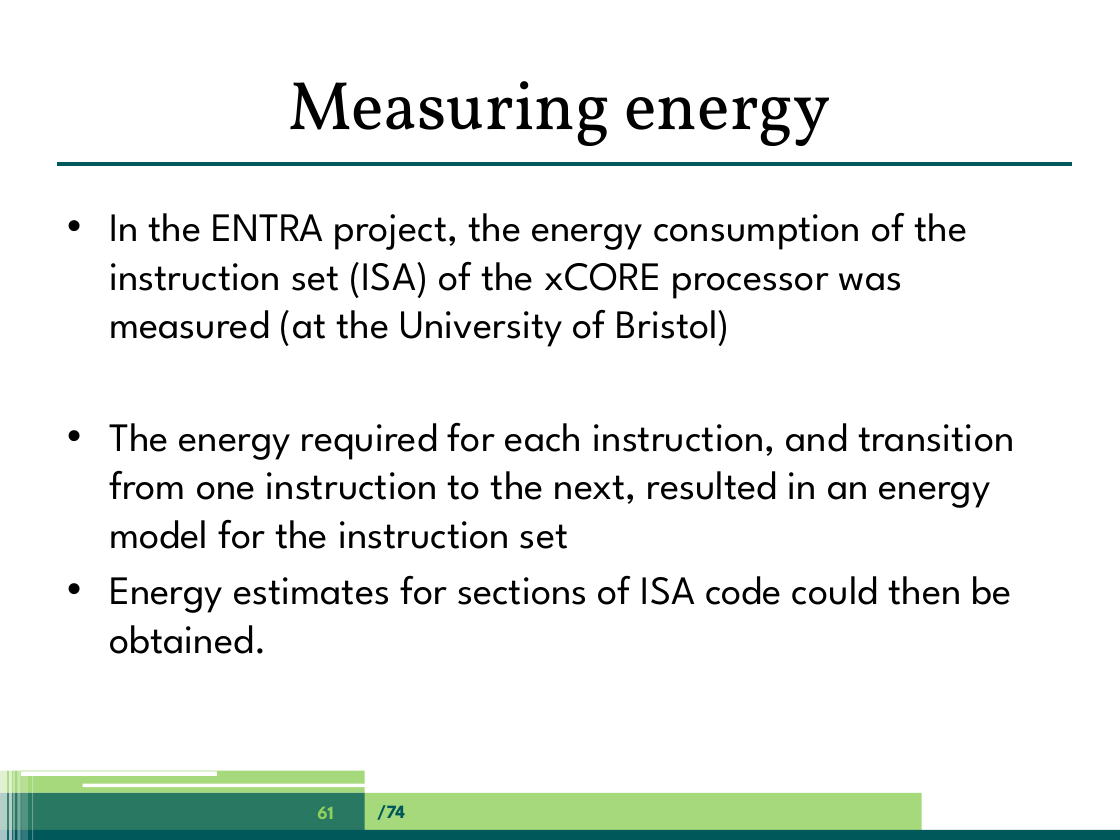
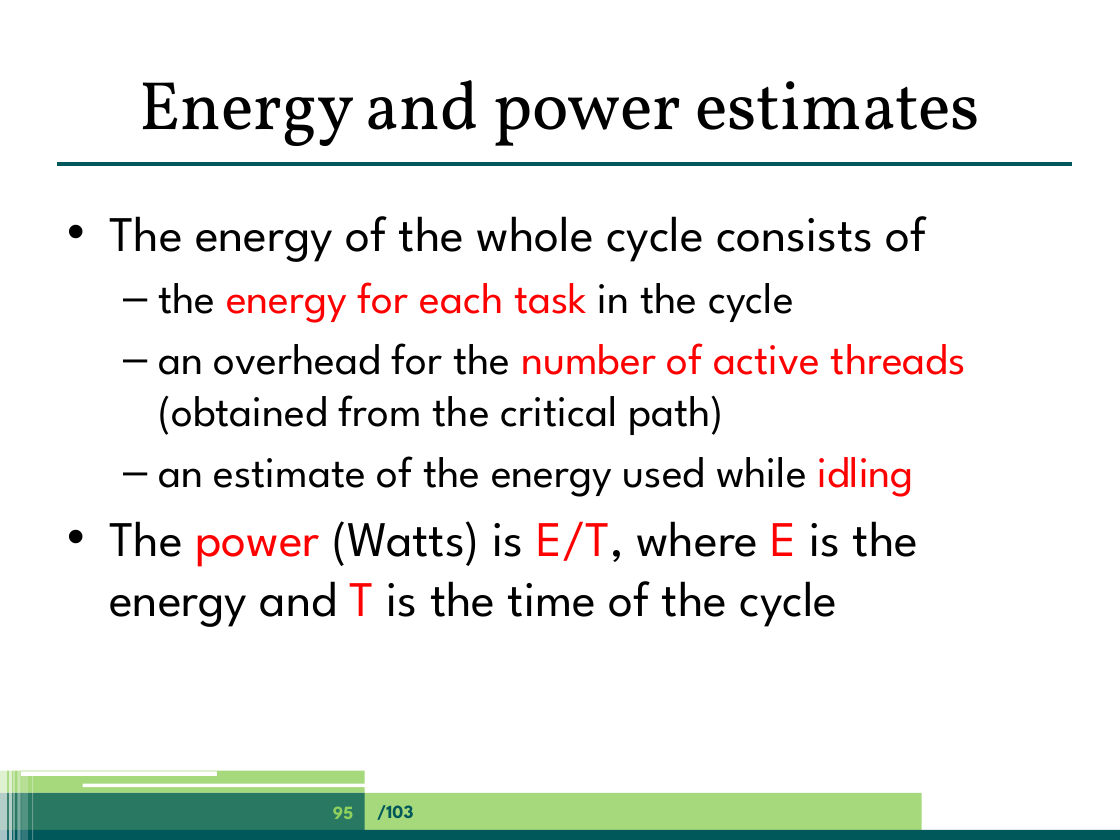
Before and after one commit to jpgallagher/ict-e-summerschool-aalborg, a slide deck: slide 95 of summerschool-aalborg-jpg.pptx (slide 61 before the commit). Drawn at 1120x840 pixels with LibreOffice and Linux fonts; fonts in the diff are those of the drawing. Boxes give left, top, right and bottom in pixels: in the first picture for what was removed or moved away, otherwise in the second. Text is boxed around its words. In the diff, an @@ line names an element or a change of style, - is before the commit and + after.

Commit message:
JG's slides

```diff
--- a/summerschool-aalborg-jpg.pptx
+++ b/summerschool-aalborg-jpg.pptx
@@ title at (139, 80, 980, 146): text changed @@
-Measuring energy
+Energy and power estimates
@@ text at (109, 216, 966, 627): text changed; size 25.9 to 28 pt @@
-• In the ENTRA project, the energy consumption of the instruction set (ISA) of the xCORE processor was measured (at the University of Bristol)
-• The energy required for each instruction, and transition from one instruction to the next, resulted in an energy model for the instruction set
-• Energy estimates for sections of ISA code could then be obtained.
+• The energy of the whole cycle consists of
+  – the energy for each task in the cycle
+  – an overhead for the number of active threads (obtained from the critical path)
+  – an estimate of the energy used while idling
+• The power (Watts) is E/T, where E is the energy and T is the time of the cycle
@@ page number at (333, 806, 353, 819): text changed @@
-61
+95
@@ text at (377, 805, 413, 820): text changed @@
-/74
+/103
```
Also in this commit, not shown: 62 other slides changed, 39 slides added, 14 slides removed.
